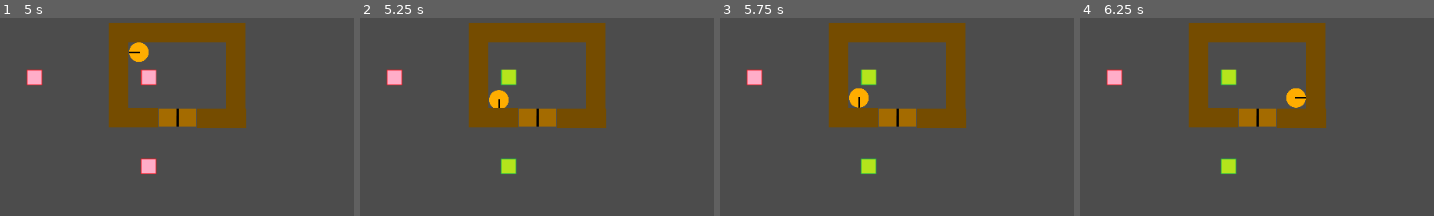
Above: before the commit, frames 1-4 (left to right).
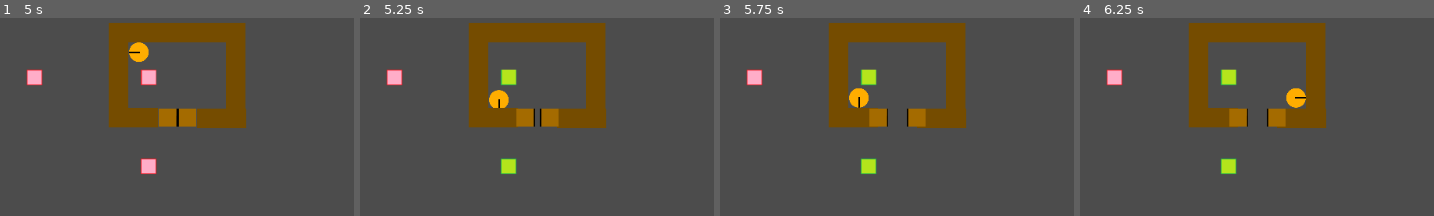
Above: after the commit, the same moments.

Repository: Charidan/Kleptochron
Game: Godot game, scene res://scenes/CollisionTest.tscn
Same seed, same stepped clock (60 frames per second), same inputs: the game is played once before the commit and once after it.
Inputs:
- Up to frame 1 (5 s): tap Enter at 0.5, 2, 3.5 s; hold Right (ui_right) 0.53-1.28 s; tap Space at 1.25, 2.75, 4.25 s; hold Down (ui_down) 1.28-2.03 s; hold Right (ui_right) 2.03-2.78 s; hold Up (ui_up) 2.78-3.53 s; hold Left (ui_left) from 3.53 s (still down)
- Up to frame 2 (5.25 s): release Left (ui_left) at 5.03 s; hold Down (ui_down) from 5.03 s (still down)
- Up to frame 3 (5.75 s): keep holding Down (ui_down)
- Up to frame 4 (6.25 s): release Down (ui_down) at 5.78 s; hold Right (ui_right) from 5.78 s (still down)
The pictures show only the part of the screen within x 22-72%, y 26-76%; the shares and areas given below are measured in that part.

Frame 1 is identical in both runs. In frame 2, 0.4% of the frame differs, in the area x 44-57%, y 45-56%; in frame 3, 1.1%, in the area x 42-59%, y 45-56%; in frame 4, 1.1%.
Error before the commit: Invalid get index 'position' (on base: 'null instance'). (res://scripts/door.gd:53)

Commit message:
Time travel works.

Diff:
--- a/scripts/CollisionTest.gd
+++ b/scripts/CollisionTest.gd
@@ -17,7 +17,7 @@
 	connect_plate_to_door(pp2, door)
 	connect_plates(pp1, pp2)
 
-	timeplate.connect("body_entered", self, "_on_pressureplate_body_entered", [timeplate])
+	timeplate.connect('plate_on', self, 'travel_back', [600])
 
 func connect_plate_to_door(plate, door):
 	plate.connect('plate_on', door, "open")
@@ -29,3 +29,7 @@
 
 	b.connect('plate_on', a, "set_on")
 	b.connect('plate_off', a, "set_off")
+
+func travel_back(signal_value, delta=600):
+	if signal_value == 'time':
+		global.time_travel_back(delta, self.get_children())
--- a/scripts/Pressureplate.gd
+++ b/scripts/Pressureplate.gd
@@ -47,9 +47,13 @@
 	return find_node("sprite_on").is_visible()
 
 func reset_to_events(events):
+	if events == null:
+		return
 	var early_event = events[0][0]
-	var late_event = events[1][0]
-	if early_event == "plate_on":
+	var late_event = null
+	if events[1]:
+		late_event = events[1][0]
+	if early_event[0] == "plate_on":
 		find_node("sprite_on").show()
 		find_node("sprite_off").hide()
 	else:
--- a/scripts/door.gd
+++ b/scripts/door.gd
@@ -11,8 +11,8 @@
 const POS_RIGHT_CLOSE = Vector2(5, 0)
 var event_list = []
 var time = 0
-var LEFT_DOOR = find_node("leftdoor")
-var RIGHT_DOOR = find_node("rightdoor")
+var LEFT_DOOR
+var RIGHT_DOOR
 
 # class member variables go here, for example:
 # var a = 2
@@ -22,6 +22,8 @@
 	# Called when the node is added to the scene for the first time.
 	# Initialization here
 	time = 0
+	LEFT_DOOR = find_node("leftdoor")
+	RIGHT_DOOR = find_node("rightdoor")
 
 func _physics_process(delta):
 	time += 1
@@ -59,13 +61,15 @@
 		event_list.append(['close_begin', global.time, {'left_position' : LEFT_DOOR.position, 'right_position' : RIGHT_DOOR.position}])
 
 func reset_to_events(events):
+	if events == null:
+		return
 	var early_event = events[0]
 	var late_event = events[1]
 	LEFT_DOOR.position = early_event[2]['left_position']
 	RIGHT_DOOR.position = early_event[2]['right_position']
-	if early_event == 'open_begin':
+	if early_event[0] == 'open_begin':
 		move_towards(LEFT_DOOR, POS_LEFT_OPEN, global.time - early_event[1])
 		move_towards(RIGHT_DOOR, POS_RIGHT_OPEN, global.time - early_event[1])
-	elif early_event == 'close_begin':
+	elif early_event[0] == 'close_begin':
 		move_towards(LEFT_DOOR, POS_LEFT_CLOSE, global.time - early_event[1])
 		move_towards(RIGHT_DOOR, POS_RIGHT_CLOSE, global.time - early_event[1])
--- a/scripts/global.gd
+++ b/scripts/global.gd
@@ -4,28 +4,33 @@
 
 func _physics_process(delta):
 	time += 1
+	print(time)
 
 func reset_time():
 	time = 0
 
 func find_adjacent_events(t, event_list):
 	#Does a binary search
-    var start = 0
-    var end = len(event_list) - 1
-    while true:
-        if end < start:
-            return [event_list[end], event_list[start]]
-        var m = int((start + end)/2)
-        if event_list[m][1] < t:
-            start = m + 1
-        elif event_list[m][1] > t:
-            end = m - 1
-        else:
-            return [event_list[m], event_list[m]]
+	var start = 0
+	var end = len(event_list) - 1
+	if len(event_list) < 1:
+		return null
+	if len(event_list) == 1:
+		return [event_list[0], null]
+	while true:
+		if end < start:
+			return [event_list[end], event_list[start]]
+		var m = int((start + end)/2)
+		if event_list[m][1] < t:
+			start = m + 1
+		elif event_list[m][1] > t:
+			end = m - 1
+		else:
+			return [event_list[m], event_list[m]]
 
 func time_travel_back(delta, children):
 	time -= delta
 	for child in children:
-		if child.event_list:
+		if 'event_list' in child:
 			var events = self.find_adjacent_events(time, child.event_list)
 			child.reset_to_events(events)
